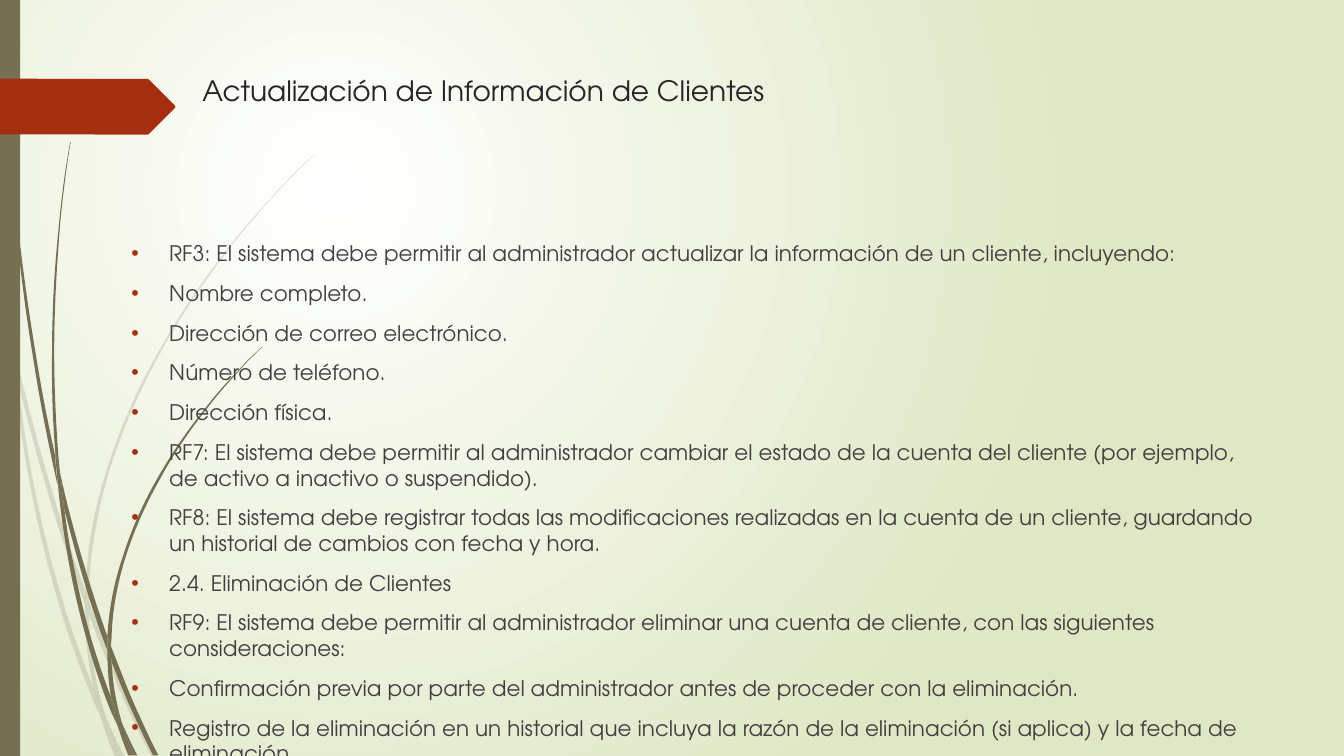
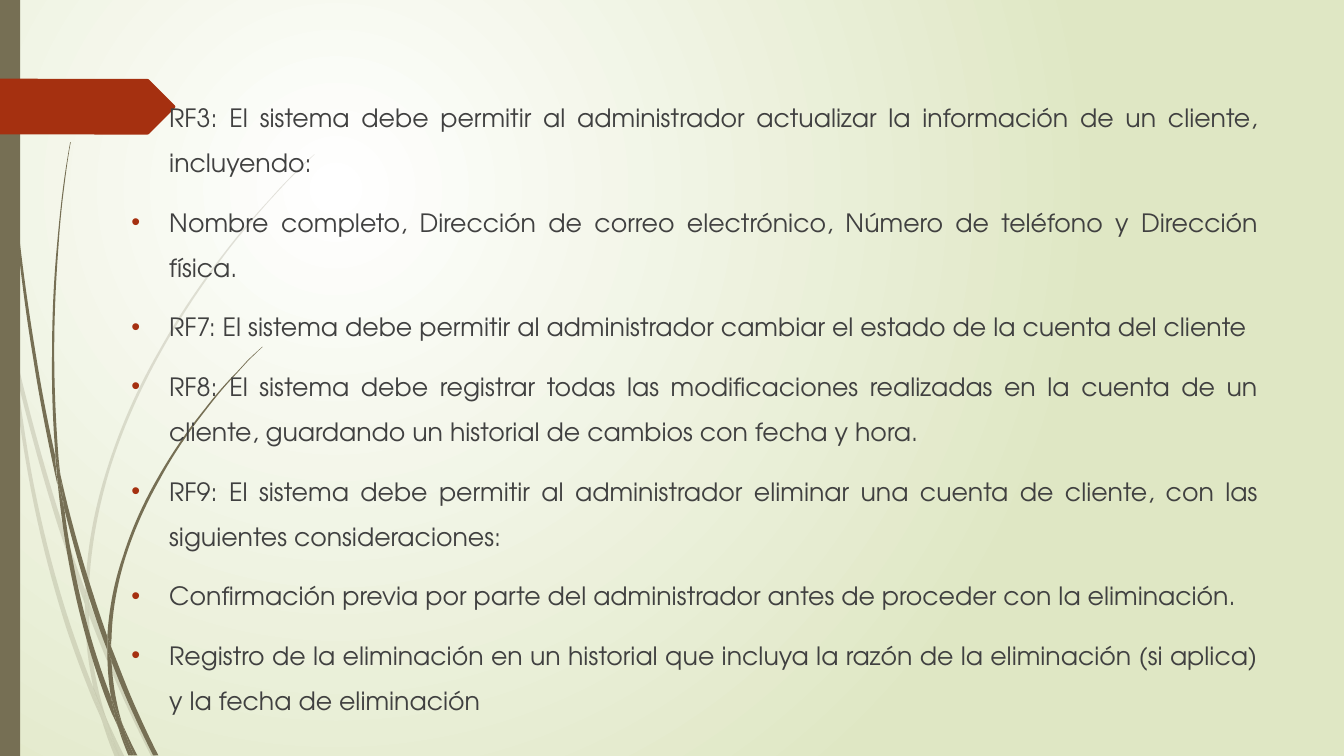
Before and after one commit to ChristianHernand16/Human-Computer-Integration-Human-Computer-Integration-And-Digital-Citizenship, a slide deck: slide 13 of Parte III/Informe/SISTEMA DE GESTIÓN DE VENTAS DE PERFUMERÍA EN.pptx (slide 16 before the commit). Drawn at 1344x756 pixels with LibreOffice and Linux fonts; fonts in the diff are those of the drawing. Boxes give left, top, right and bottom in pixels: in the first picture for what was removed or moved away, otherwise in the second. Text is boxed around its words. In the diff, an @@ line names an element or a change of style, - is before the commit and + after.

```diff
--- a/Parte III/Informe/SISTEMA DE GESTIÓN DE VENTAS DE PERFUMERÍA EN.pptx
+++ b/Parte III/Informe/SISTEMA DE GESTIÓN DE VENTAS DE PERFUMERÍA EN.pptx
@@ text "RF3: El sistema debe permitir ...": place and size @@
-text "RF3: El sistema debe permitir ..." at (169, 245, 1252, 741)
+text "RF3: El sistema debe permitir ..." at (169, 101, 1258, 715)
@@ title removed at (202, 79, 764, 102) @@
-Actualización de Información de Clientes
@@ text at (169, 101, 1258, 715): size 15.3 to 18 pt in "RF3: El sistema debe permitir al administrador ...", "RF8: El sistema debe registrar todas las ...", "RF9: El sistema debe permitir al administrador ...", "Confirmación previa por parte del administrador antes ..." and 1 more places; alignment left to justified; line spacing 1 to 1.5 @@
@@ text at (169, 213, 1257, 348): text changed; size 15.3 to 18 pt @@
-• Nombre completo.
-• Dirección de correo electrónico.
-• Número de teléfono.
-• Dirección física.
-• RF7: El sistema debe permitir al administrador cambiar el estado de la cuenta del cliente (por ejemplo, de activo a inactivo o suspendido).
+• Nombre completo, Dirección de correo electrónico, Número de teléfono y Dirección física.
+• RF7: El sistema debe permitir al administrador cambiar el estado de la cuenta del cliente
@@ text at (169, 575, 451, 592): paragraph removed @@
-• 2.4. Eliminación de Clientes
```
Also in this commit, not shown: 11 other slides changed, 1 other file.
